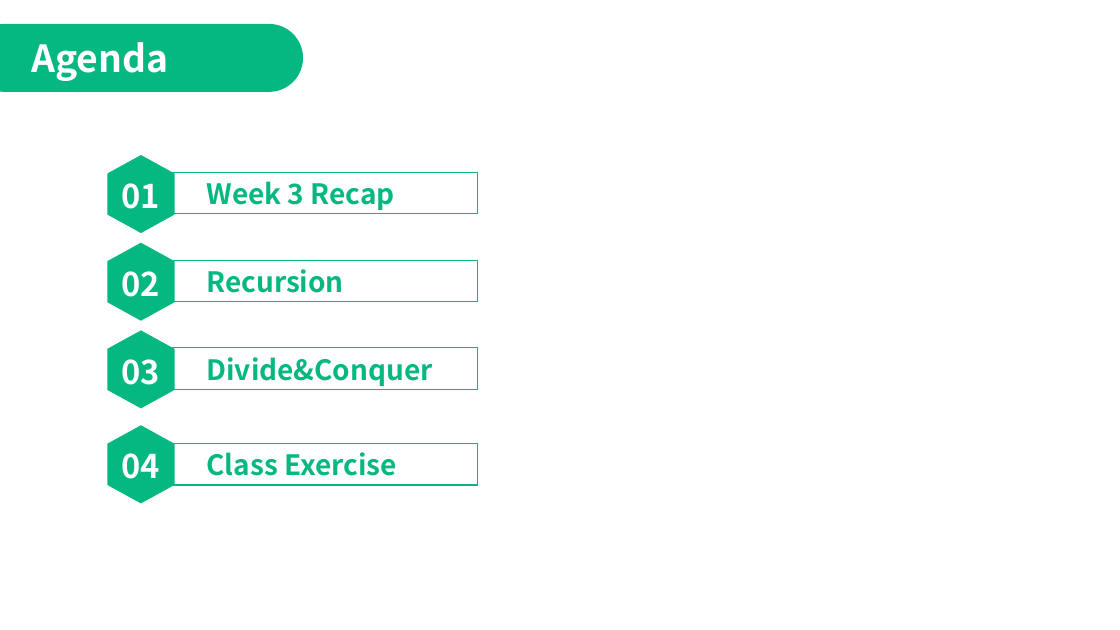
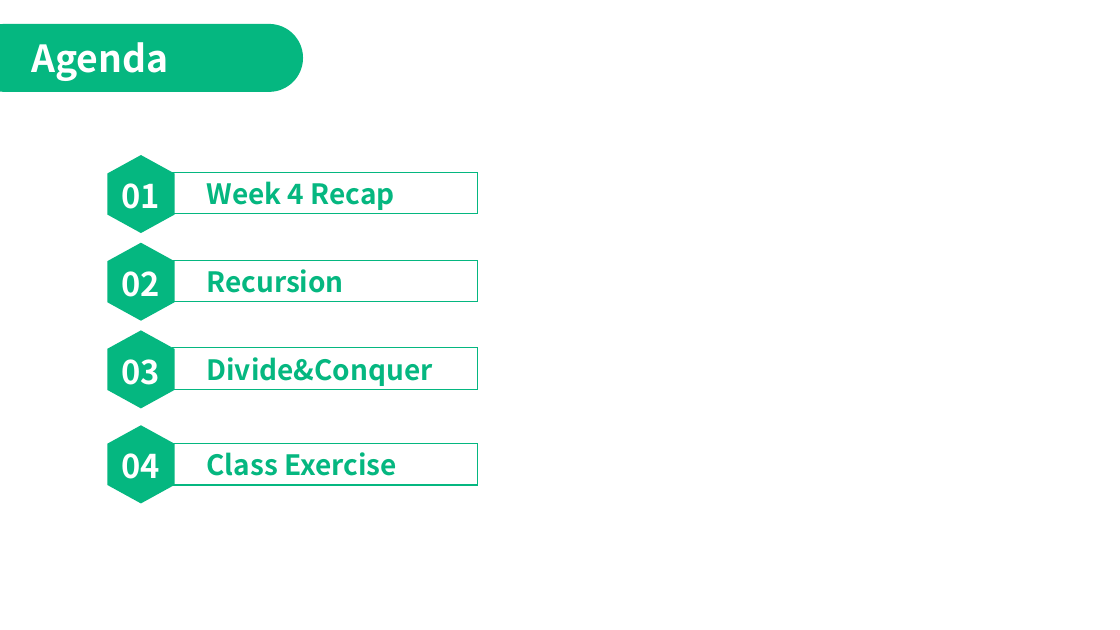
Before and after one commit to jimmyyih518/DSA2022Fall, a slide deck: slide 2 of week5/week5_slides.pptx. Drawn at 1120x630 pixels with LibreOffice and Linux fonts; fonts in the diff are those of the drawing. Boxes give left, top, right and bottom in pixels: in the first picture for what was removed or moved away, otherwise in the second. Text is boxed around its words. In the diff, an @@ line names an element or a change of style, - is before the commit and + after.

Commit message:
update week5

```diff
--- a/week5/week5_slides.pptx
+++ b/week5/week5_slides.pptx
@@ text at (206, 181, 395, 210): text changed @@
-Week 3 Recap
+Week 4 Recap
```
Also in this commit, not shown: 6 other slides changed, 15 slides added, 4 slides removed, 8 other files.
